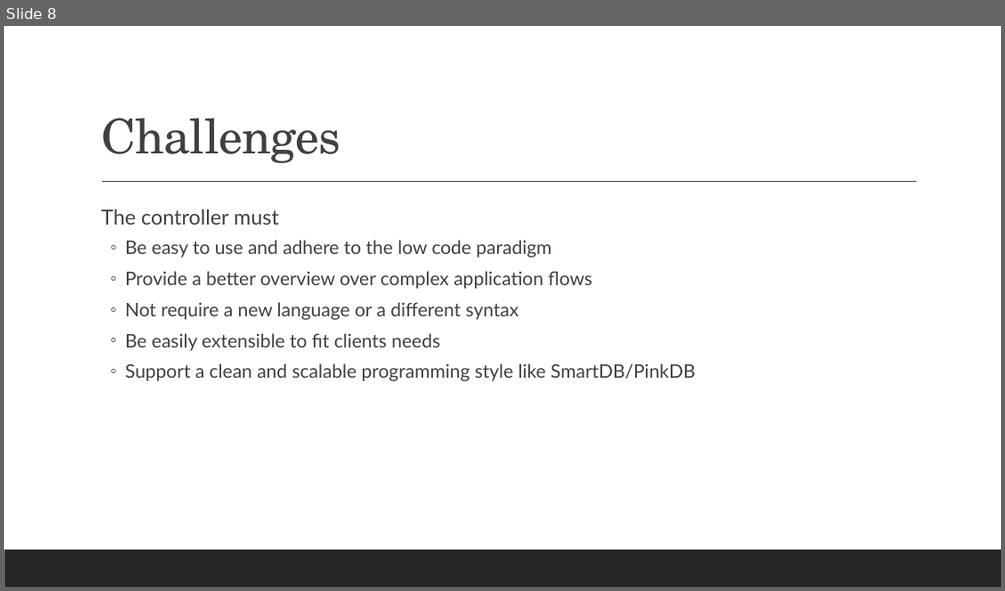
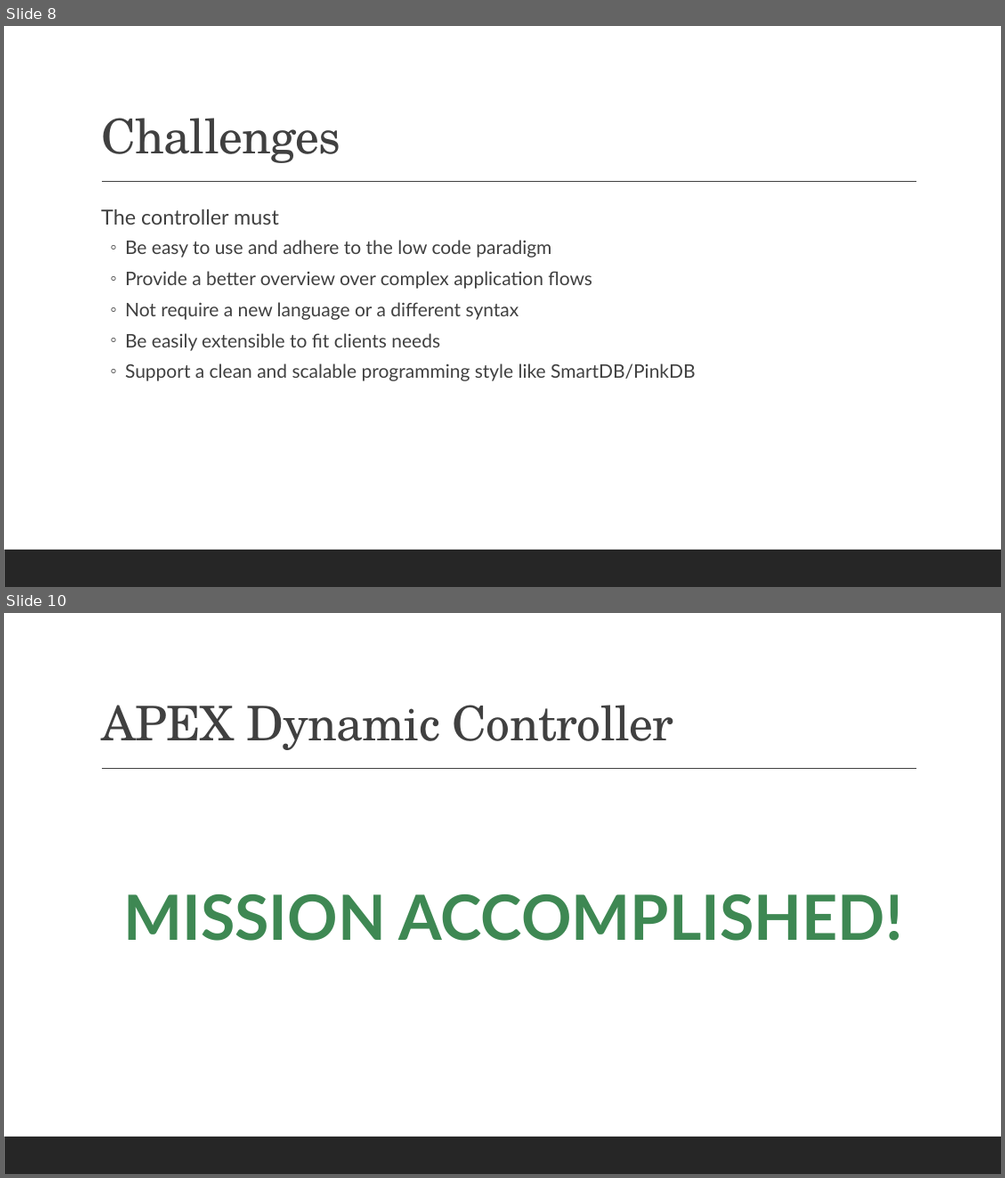
Before and after one commit to j-sieben/ADC, a slide deck: DOC/Architecture.pptx. Shown one above the other, each under a label of ours: slide 8 before the commit, slides 8 and 10 after it; the slides between them are not shown. The pictures are 1005x591 and 1005x1178 pixels, drawn with LibreOffice and Linux fonts; fonts in the diff are those of the drawing. Boxes give left, top, right and bottom in pixels: in the first picture for what was removed or moved away, otherwise in the second. Text is boxed around its words. In the diff, an @@ line names an element or a change of style, - is before the commit and + after.

```diff
--- a/DOC/Architecture.pptx
+++ b/DOC/Architecture.pptx
@@ slide 10 added at bbox=[4, 613, 1001, 1174], background #FFFFFF; not listed: 2 template elements that a slide beside it also shows @@
@@ title added at bbox=[101, 705, 674, 750], 46 pt, text #404040 @@
+APEX Dynamic Controller
@@ text added at bbox=[123, 894, 903, 941], 60 pt, text #3E8853, bold @@
+  MISSION ACCOMPLISHED!
```
Also in this commit, not shown: 6 slides changed, 1 other slide added, 1 other file.
